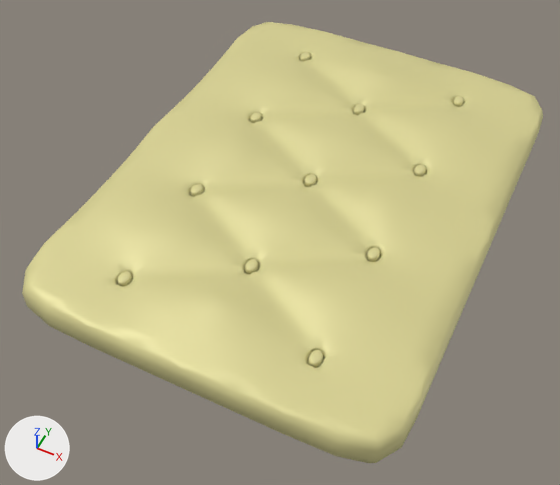
Renders of the FBX model Assets/Modelos 3D/Fábrica/Colchão.fbx from each side of a commit.
The view is the same before and after, from a 50 mm camera at (0.94, -2.16, 2.35) aimed at (-0.04, -0.19, -0.11). Every picture has the same lights, and +X, +Y and +Z are marked at lower left.

The scene before the commit, as lines of its bpy script (objects in view):
```python
mat_colchão = principled_material('Colchão')
mat_colchão.base_color = (0.714, 0.665, 0.303)  # beige #dcd596
mat_colchão.metallic = 0.134
mat_colchão.roughness = 0.518
me_mesh = bpy.data.meshes.new('Mesh')
me_mesh.from_pydata(...)  # 2834 vertices, 5664 faces; spans x -0.77..0.77, y -1.04..1.04, z -0.11..0.16
me_mesh.materials.append(mat_colchão)  # beige #dcd596
ob_mesh = bpy.data.objects.new('Mesh', me_mesh)
ob_mesh.location = (0.0, 0.0, 0.0)
```
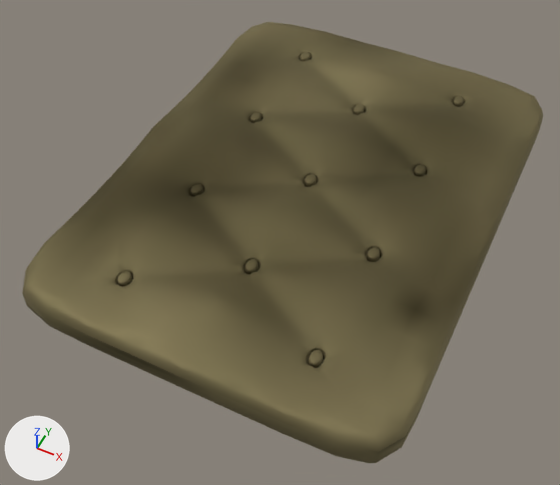
Scene script edits in JSON lines:
```json
{"op": "add", "block": "img_colchão_png", "code": ["img_colchão_png = load_image('Colchão.png', '_unpacked/Colch_o.png', 64, 64, 'sRGB')"]}
{"op": "remove", "block": "mat_colchão", "code": "mat_colchão.base_color = (0.714, 0.665, 0.303)  # beige #dcd596"}
{"op": "add", "block": "mat_colchão", "code": "mat_colchão.texture = img_colchão_png  # with its transparency"}
{"op": "set", "path": "mat_colchão.metallic", "old": "0.134", "new": "0.913"}
{"op": "set", "path": "mat_colchão.roughness", "old": "0.518", "new": "0.721"}
```

Pixel boxes [x1, y1, x2, y2] of what changed, in the pictures (560 x 485 px):
```json
{"object": "Mesh", "change": "surface changed", "before": [22, 22, 543, 463], "after": [22, 22, 543, 463], "on screen": "beige to brown"}
```
